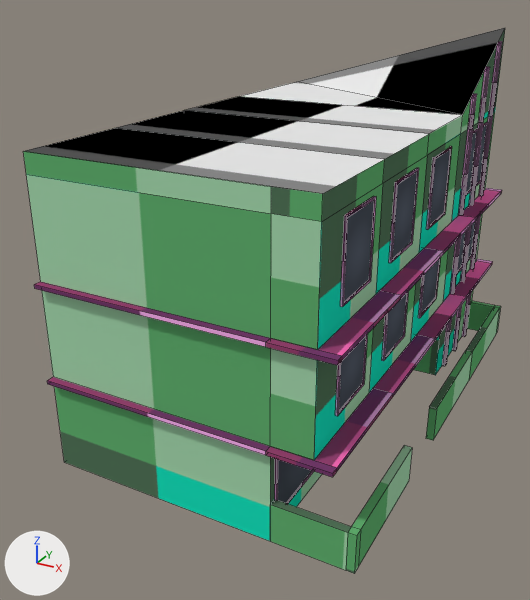
Two versions of the Blender file Assets/Models/houses/house2/house2.blend, one commit apart.
Rendered twice from a camera (50 mm lens) standing at (4.04, -11.21, 11.39) and looking at (-4.93, 5.1, 3.23). Every picture has the same lights, and +X, +Y and +Z are marked at lower left. Mesh edges are drawn as thin lines.

Objects in the first picture: 'house2'.
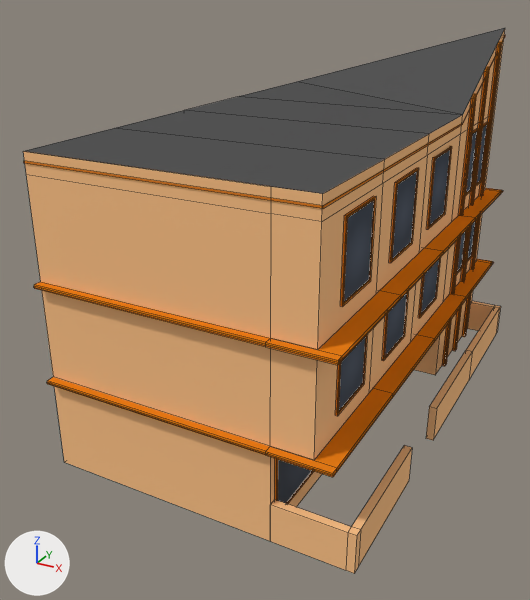
Patch to the scene script:
```diff
--- a/Assets/Models/houses/house2/house2.blend.py
+++ b/Assets/Models/houses/house2/house2.blend.py
@@ me_cube @@
 # used by ob_house2; location = (0.0, 0.0, 0.0); rotation_euler = (-1.571, -3.142, 0.0), in degrees (-90, -180, 0)
 # verts and faces of me_cube; kept vertices keep their numbers, new ones are numbered from 547
-me_cube.from_pydata(...)  # 547 vertices, 441 faces; spans x 0.0..8.0, y 0.0..10.0, z -0.2..13.2
+me_cube.from_pydata(...)  # 583 vertices, 456 faces; spans x 0.0..8.0, y 0.0..10.0, z -0.23..13.23
+# me_cube part 1: a new loose piece of 18 vertices spanning x 0.47..8.0, y 4.94..4.97, z -0.23..13.23, in mat_house2 (picture img_miamiatlas_png)
+# me_cube part 2
+verts[547] = (0.47, 2.44, 13.23)  # pixel (493, 263)
+verts[548] = (0.47, 2.47, 13.23)  # pixel (493, 262)
+verts[549] = (0.47, 2.44, -0.22)  # pixel (333, 476)
+verts[550] = (0.47, 2.47, -0.22)  # pixel (333, 475)
+for new, old in zip([*range(551, 555)], [*range(547, 551)]): verts[new] = verts[old] + (7.53, 0.0, 0.0)
+verts[555] = (0.97, 7.75, -0.03)  # pixel (323, 208)
+verts[556] = (8.0, 7.75, -0.03)  # pixel (23, 163)
+verts[557] = (0.97, 7.75, 9.0)  # pixel (462, 124)
+verts[558] = (8.0, 7.75, 13.03)
+for new, old in zip([*range(559, 563)], [*range(555, 559)]): verts[new] = verts[old] + (0.0, 0.05, 0.0)
+verts[563] = (0.97, 9.74, 13.03)  # pixel (505, 36)
+verts[564] = (0.97, 9.8, 13.03)  # pixel (505, 34)
+faces += [(547, 551, 552, 548), (547, 548, 550, 549), (549, 550, 554, 553), (555, 557, 561, 559), (558, 562, 564, 563), (555, 559, 560, 556)]
+faces += [(557, 563, 564, 561)]
+# me_cube part 3: 426 kept faces spanning x 0.0..8.0, y 0.0..10.0, z -0.2..13.2 get new texture (UV) coordinates
 me_cube.materials.append(mat_house2)
```

Boxes (x1, y1, x2, y2) around the edits, measured in the pictures (530 x 600 px):
part 1 of me_cube, added (brown): after (34, 191, 503, 364)
part 2 of me_cube, added (brown): after (24, 35, 505, 477)
part 3 of me_cube, surface changed (green to orange): (23, 28, 505, 573) in both
